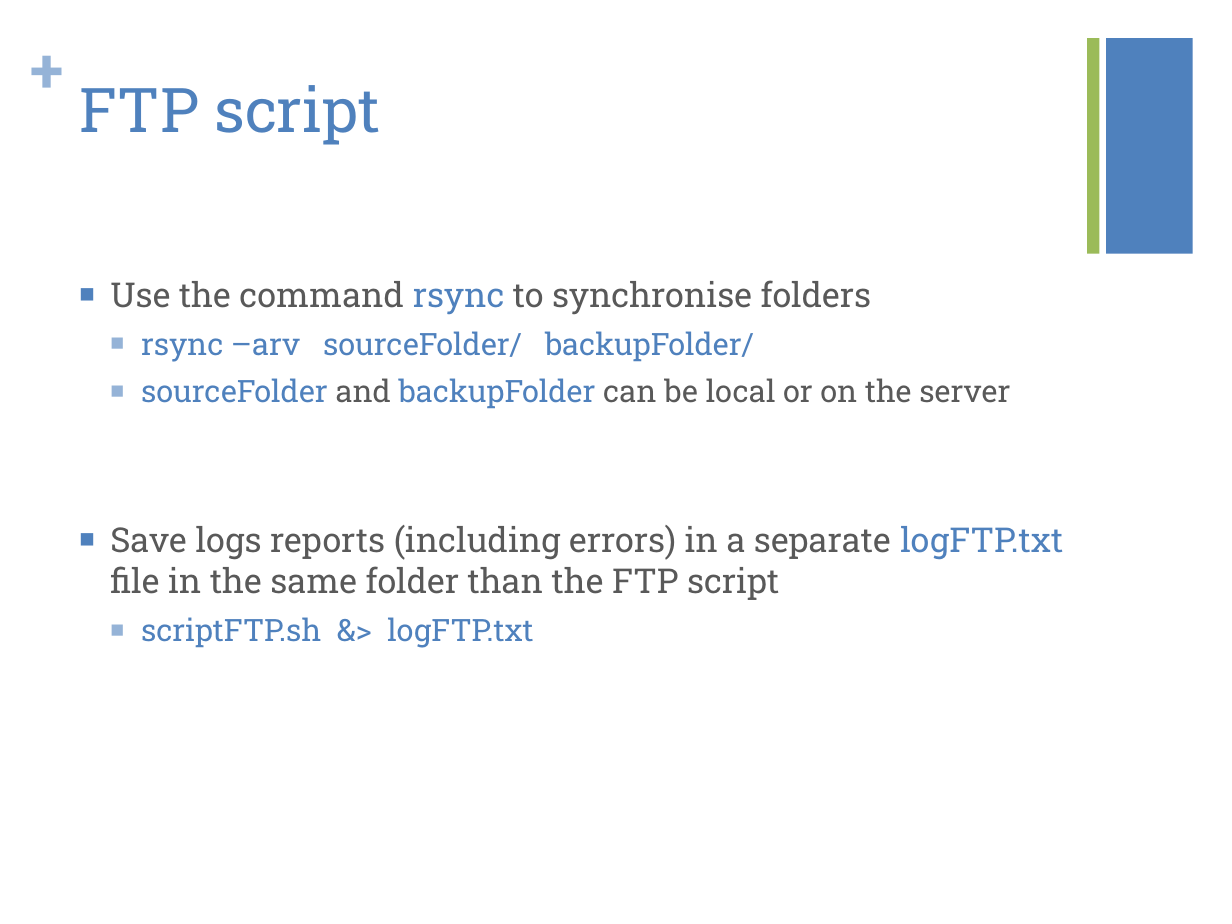
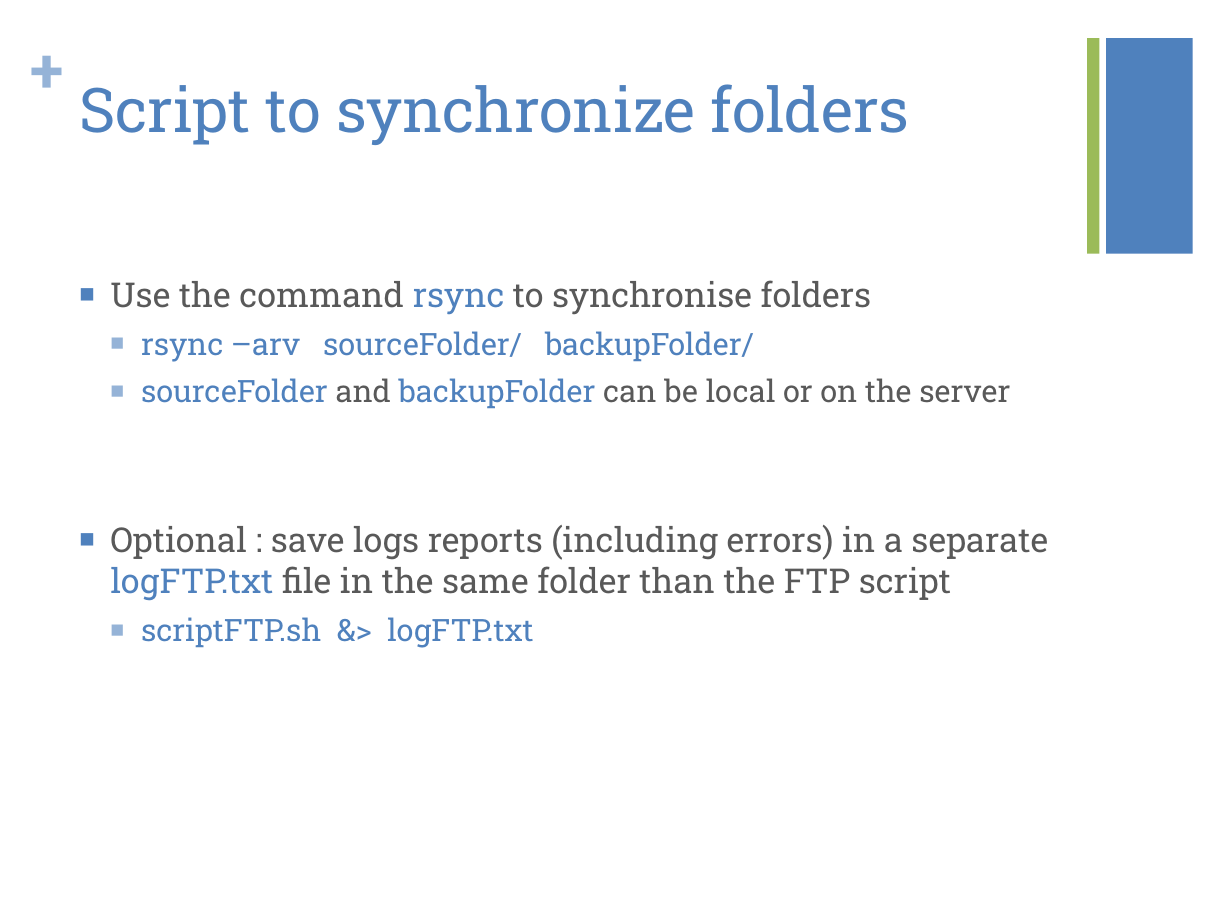
Before and after one commit to kiago/isepse2014, a slide deck: slide 4 of projects/easyBackup/easyBackupPresentation.pptx. Drawn at 1232x924 pixels with LibreOffice and Linux fonts; fonts in the diff are those of the drawing. Boxes give left, top, right and bottom in pixels: in the first picture for what was removed or moved away, otherwise in the second. Text is boxed around its words. In the diff, an @@ line names an element or a change of style, - is before the commit and + after.

```diff
--- a/projects/easyBackup/easyBackupPresentation.pptx
+++ b/projects/easyBackup/easyBackupPresentation.pptx
@@ title at (79,84,910,145): text changed @@
-FTP script
+Script to synchronize folders
@@ text at (110,525,1048,601): text changed @@
-■ Save logs reports (including errors) in a separate logFTP.txt file in the same folder than the FTP script
+■ Optional : save logs reports (including errors) in a separate logFTP.txt file in the same folder than the FTP script
```
Also in this commit, not shown: 6 other slides changed, 2 slides added, 2 slides removed.
